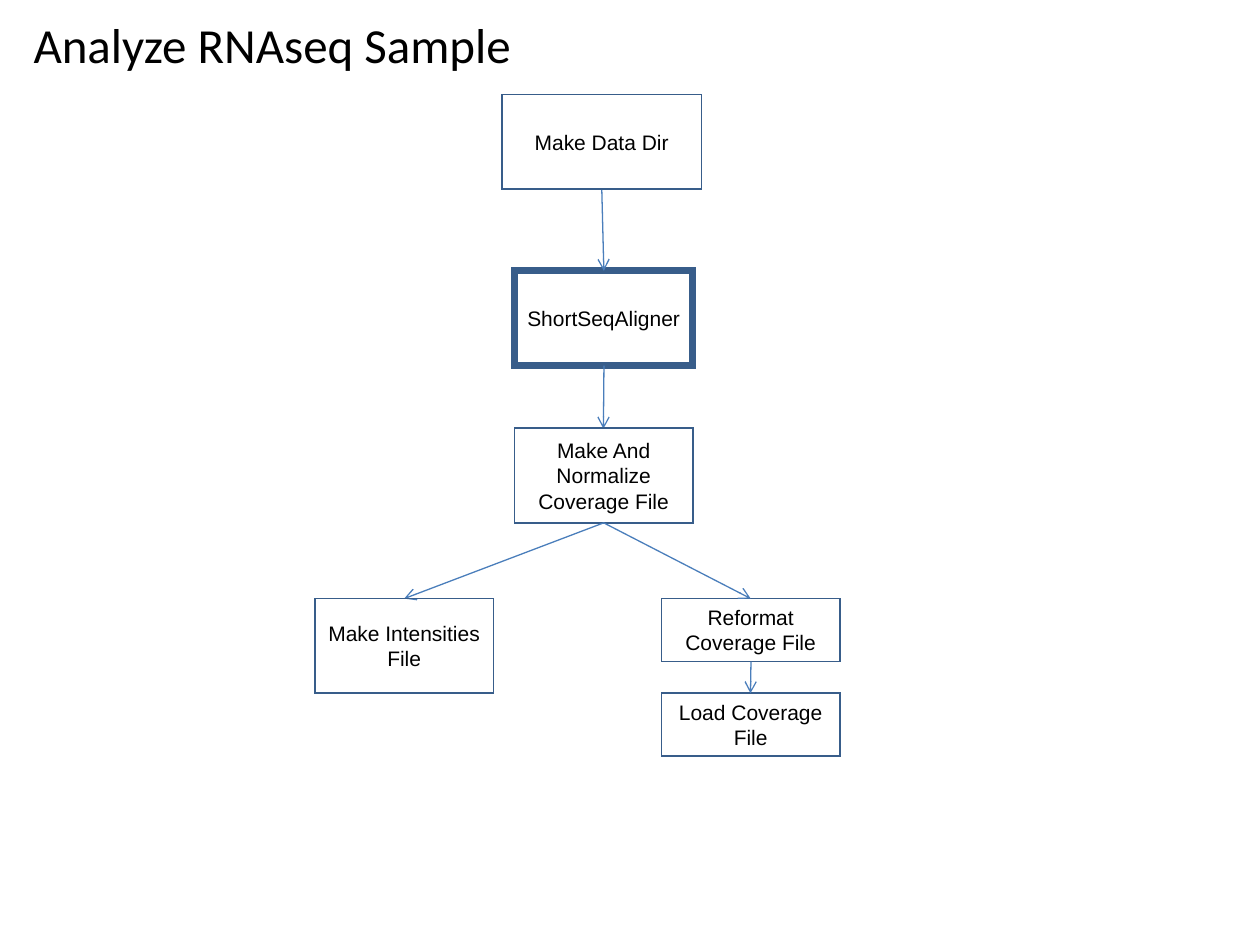
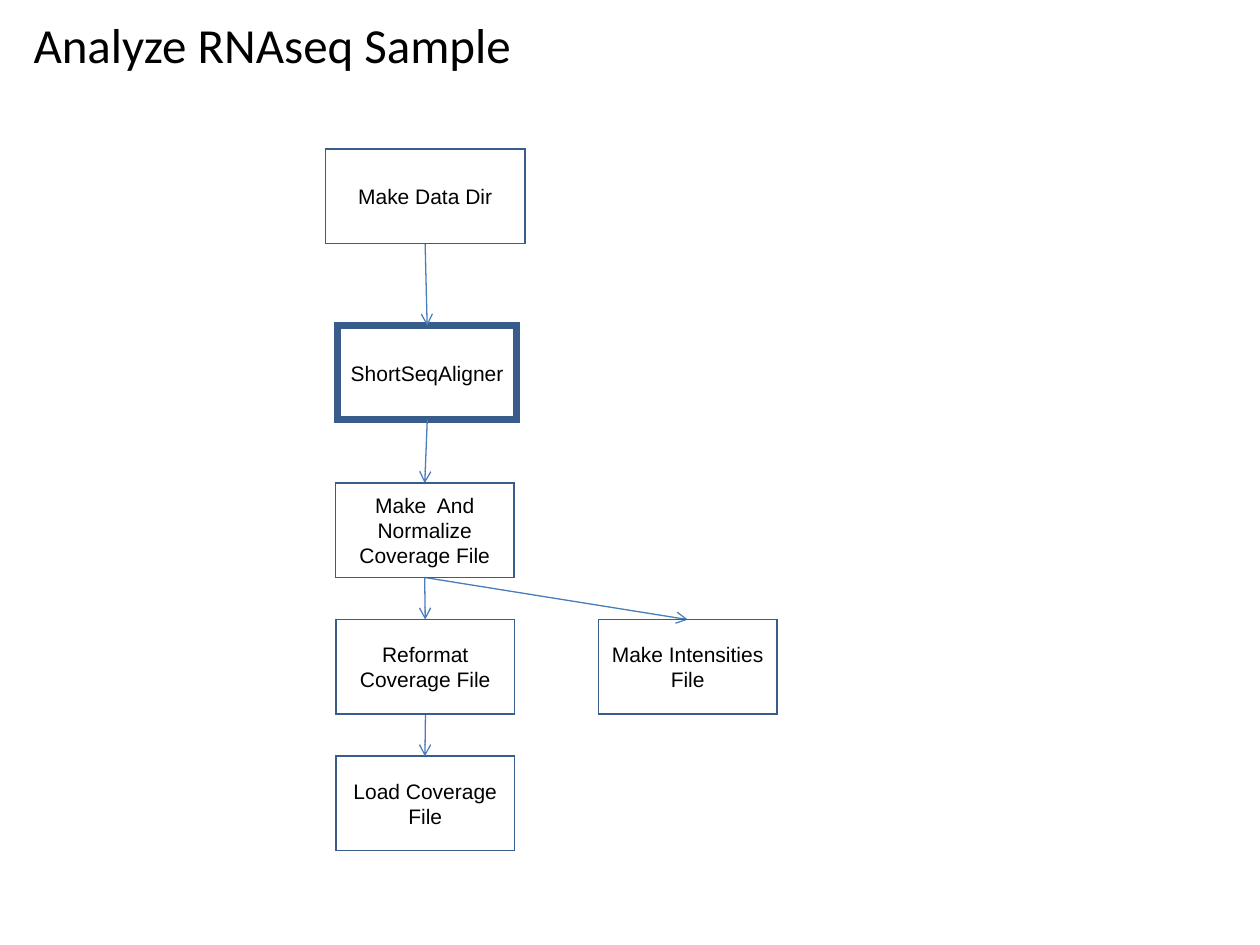
Before and after one commit to VEuPathDB/ApiCommonWorkflow, a slide deck: slide 51 of Main/doc/IntegratedWorkflow.ppt. Drawn at 1260x945 pixels with LibreOffice and Linux fonts; fonts in the diff are those of the drawing. Boxes give left, top, right and bottom in pixels: in the first picture for what was removed or moved away, otherwise in the second. Text is boxed around its words. In the diff, an @@ line names an element or a change of style, - is before the commit and + after.

Commit message:
adjust rnaseq and chipseq graphs

```diff
--- a/Main/doc/IntegratedWorkflow.ppt
+++ b/Main/doc/IntegratedWorkflow.ppt
@@ 2 rectangles, 1 arrow: place and size @@
-2 rectangles, 1 arrow at box(501, 94, 701, 365)
+2 rectangles, 1 arrow at box(325, 149, 524, 420)
@@ arrow moved from (604, 365) - (604, 428) to (427, 420) - (425, 483) @@
@@ rectangle "Make And Normalize Coverage File": place and size @@
-rectangle "Make And Normalize Coverage File" at box(514, 428, 693, 523)
+rectangle "Make And Normalize Coverage File" at box(335, 483, 514, 577)
@@ arrow removed from (604, 523) to (751, 598) @@
@@ arrow moved from (604, 523) - (404, 598) to (425, 577) - (688, 620) @@
@@ arrow added from (425, 577) to (425, 620), #4A7EBB 0.74 pt @@
@@ rectangle "Reformat Coverage File": place and size @@
-rectangle "Reformat Coverage File" at box(662, 598, 840, 662)
+rectangle "Reformat Coverage File" at box(336, 620, 515, 714)
@@ rectangle "Make Intensities File": place and size @@
-rectangle "Make Intensities File" at box(315, 598, 494, 693)
+rectangle "Make Intensities File" at box(598, 620, 777, 714)
@@ arrow removed from (751, 662) to (751, 693) @@
@@ arrow added from (426, 714) to (425, 756), #4A7EBB 0.74 pt @@
@@ rectangle "Load Coverage File": place and size @@
-rectangle "Load Coverage File" at box(662, 693, 840, 756)
+rectangle "Load Coverage File" at box(336, 756, 515, 850)
```
Also in this commit, not shown: 1 other slide changed.
